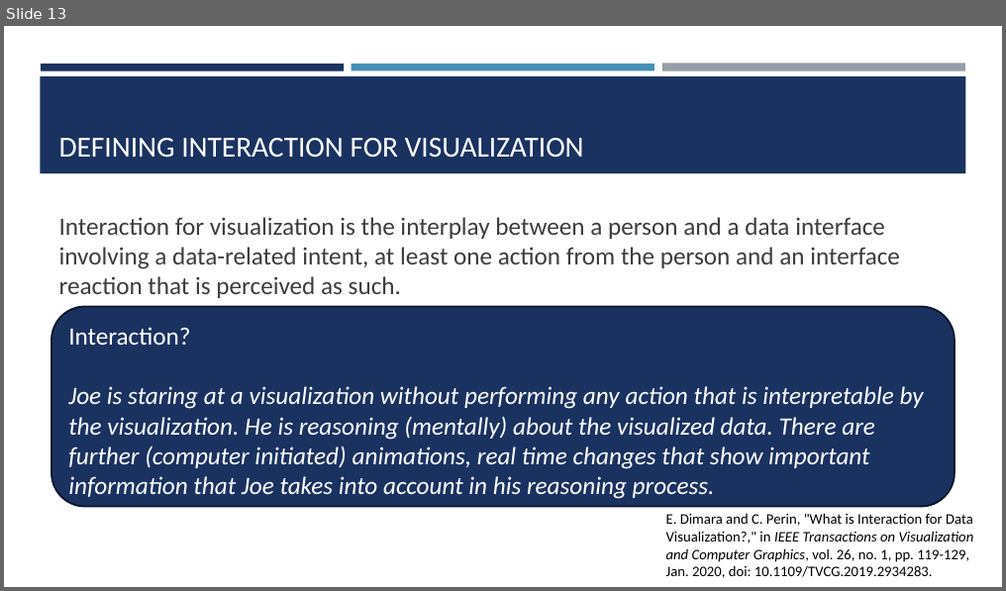
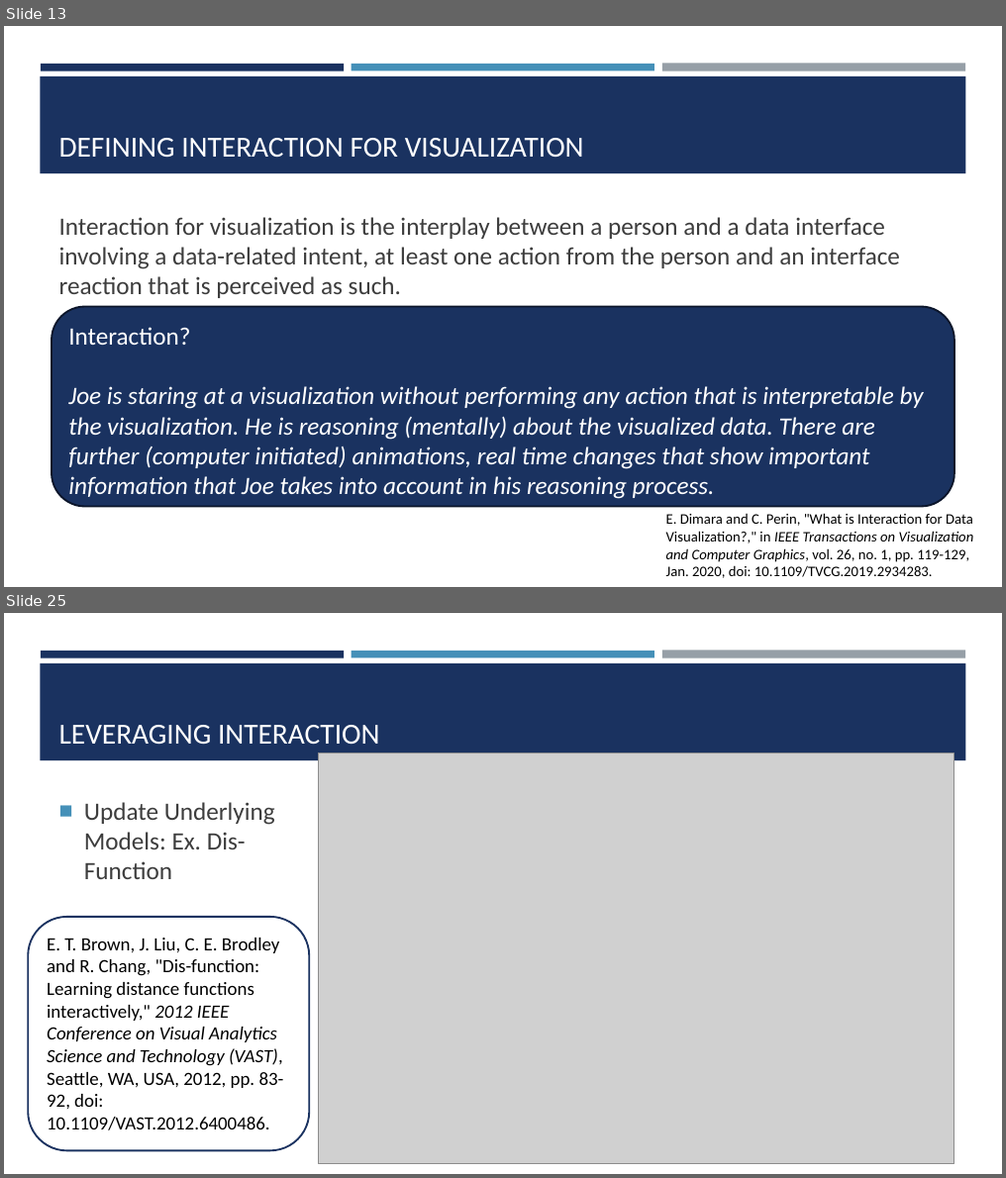
Before and after one commit to amosca01/SDS-CSC235, a slide deck: slides/05-interaction.pptx. Shown one above the other, each under a label of ours: slide 13 before the commit, slides 13 and 25 after it; the slides between them are not shown. The pictures are 1006x591 and 1006x1178 pixels, drawn with LibreOffice and Linux fonts; fonts in the diff are those of the drawing; grey boxes stand for pictures. Boxes give left, top, right and bottom in pixels: in the first picture for what was removed or moved away, otherwise in the second. Text is boxed around its words. In the diff, an @@ line names an element or a change of style, - is before the commit and + after.

Commit message:
interaction

```diff
--- a/slides/05-interaction.pptx
+++ b/slides/05-interaction.pptx
@@ slide 25 added at (x1=4, y1=613, x2=1002, y2=1174), background #FFFFFF; not listed: 4 template elements that a slide beside it also shows @@
@@ title added at (x1=59, y1=725, x2=380, y2=745), 28 pt, text #FFFFFF @@
+LEVERAGING INTERACTION
@@ picture added at (x1=319, y1=754, x2=954, y2=1164) @@
@@ text added at (x1=84, y1=802, x2=275, y2=879), 24 pt, text #3D3D3D @@
+■ Update Underlying Models: Ex. Dis-Function
@@ rounded rectangle added at (x1=28, y1=917, x2=310, y2=1152), fill #FFFFFF, outline #1A3260 1.75 pt, 18 pt, text #000000 @@
+E. T. Brown, J. Liu, C. E. Brodley and R. Chang, "Dis-function: Learning distance functions interactively," 2012 IEEE Conference on Visual Analytics Science and Technology (VAST), Seattle, WA, USA, 2012, pp. 83-92, doi: 10.1109/VAST.2012.6400486.
```
Also in this commit, not shown: 1 slide changed, 13 other slides added, 5 other files.
